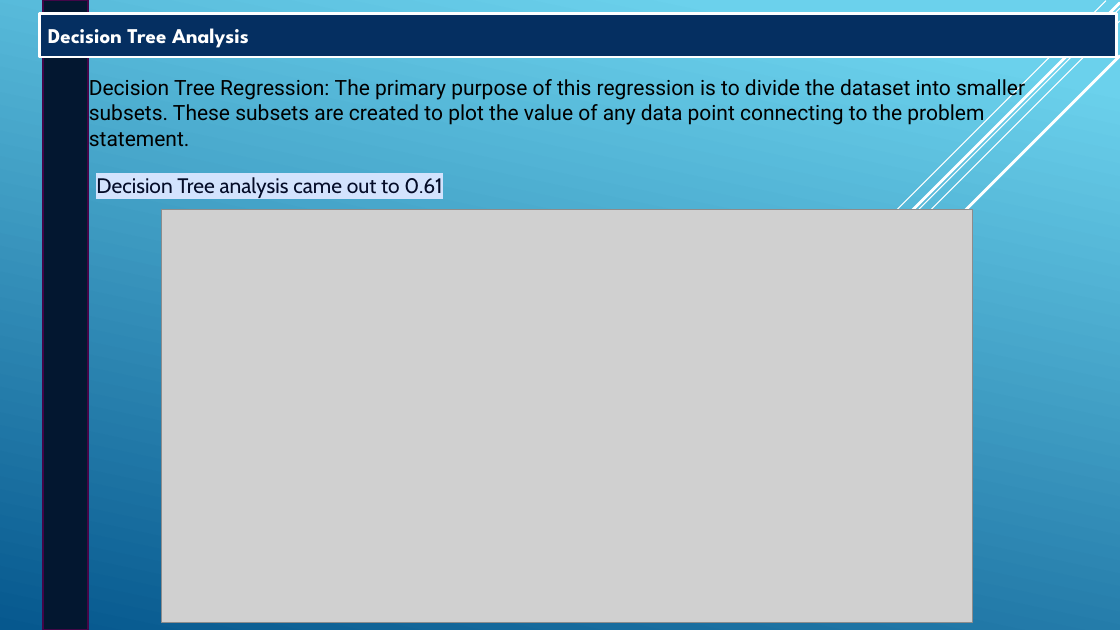
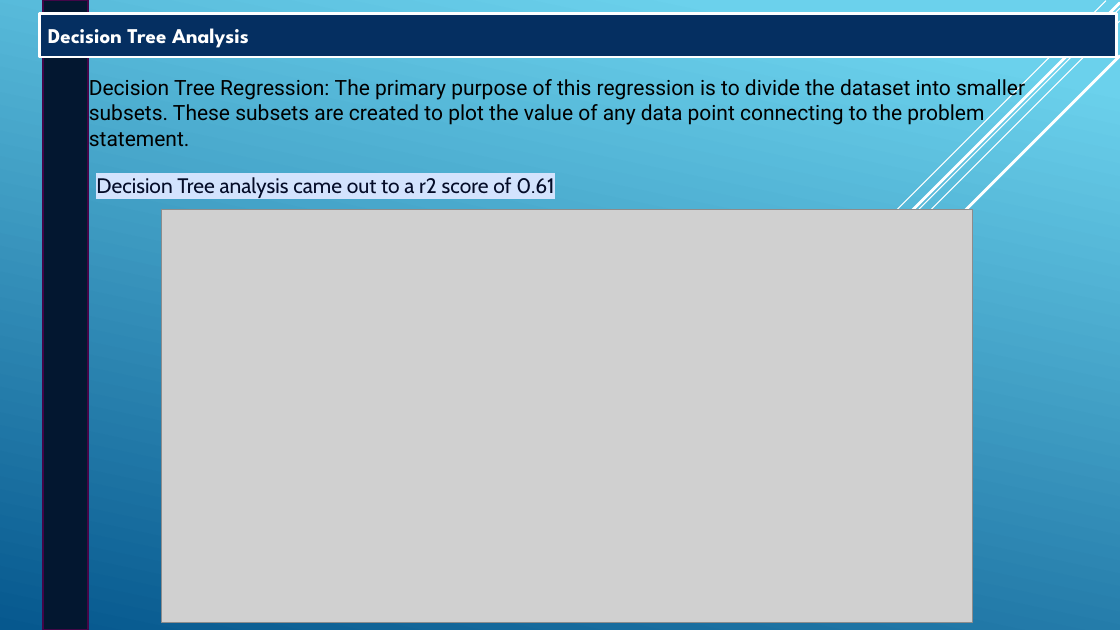
Before and after one commit to kevindownesii/Project_4, a slide deck: slide 8 of Team6-RutgersProject04.pptx. Drawn at 1120x630 pixels with LibreOffice and Linux fonts; fonts in the diff are those of the drawing; grey boxes stand for pictures. Boxes give left, top, right and bottom in pixels: in the first picture for what was removed or moved away, otherwise in the second. Text is boxed around its words. In the diff, an @@ line names an element or a change of style, - is before the commit and + after.

```diff
--- a/Team6-RutgersProject04.pptx
+++ b/Team6-RutgersProject04.pptx
@@ text at box(96, 177, 554, 198): text changed @@
-Decision Tree analysis came out to 0.61
+Decision Tree analysis came out to a r2 score of 0.61
```
Also in this commit, not shown: 2 other slides changed.
